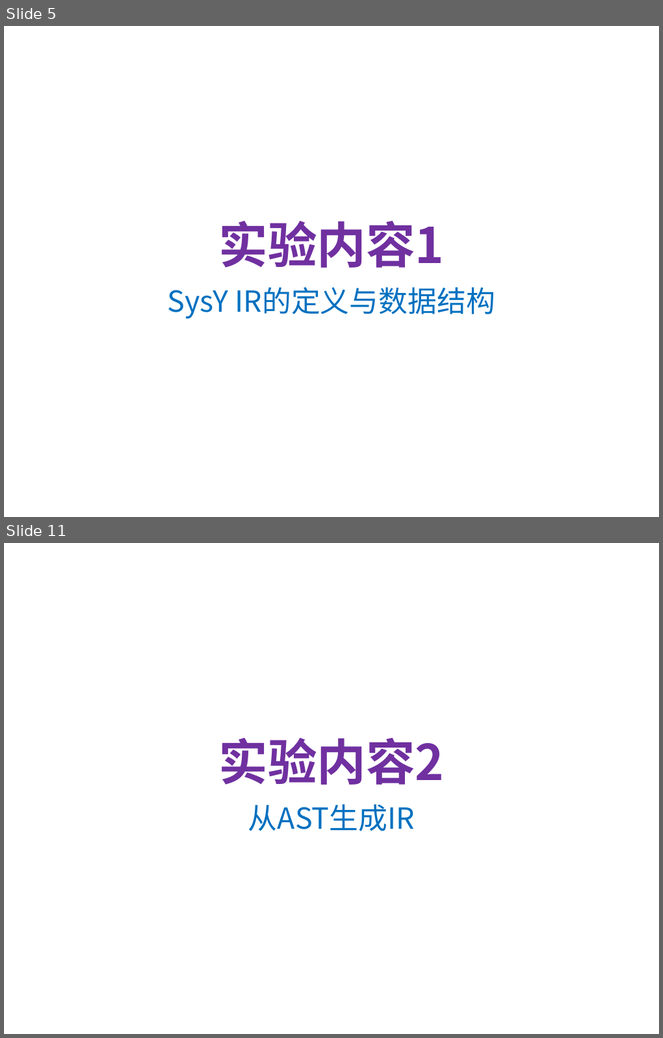
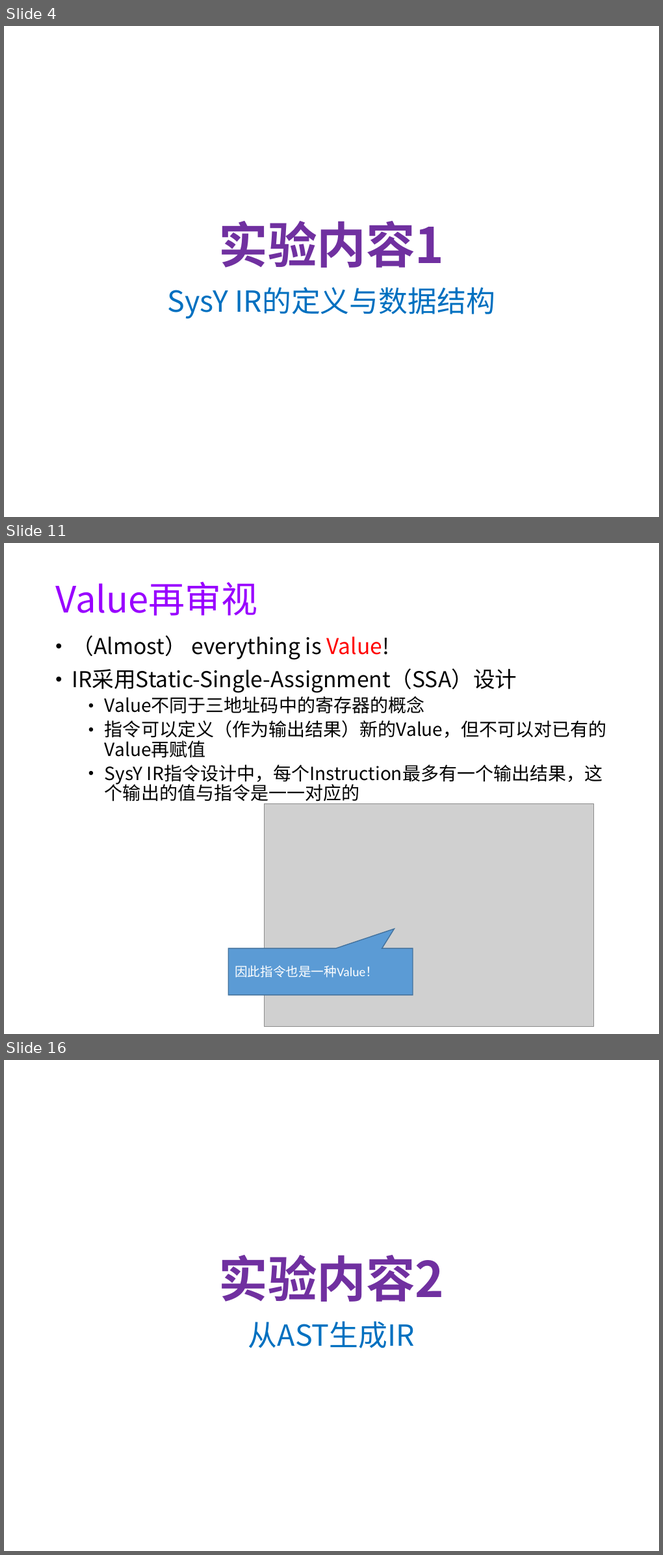
Before and after one commit to WangQingzhe/Sysy-compiler, a slide deck: doc/exp02-ir.pptx. Shown one above the other, each under a label of ours: slides 5 and 11 before the commit, slides 4, 11 and 16 after it; the slides between them are not shown. The pictures are 663x1038 and 663x1555 pixels, drawn with LibreOffice and Linux fonts; fonts in the diff are those of the drawing; grey boxes stand for pictures; background and template pictures are left out. Boxes give left, top, right and bottom in pixels: in the first picture for what was removed or moved away, otherwise in the second. Text is boxed around its words. In the diff, an @@ line names an element or a change of style, - is before the commit and + after.

```diff
--- a/doc/exp02-ir.pptx
+++ b/doc/exp02-ir.pptx
@@ slide 11 added at bbox=[4, 543, 659, 1034], background #FFFFFF @@
@@ title added at bbox=[55, 581, 258, 616], 40 pt, text #9900FF @@
+Value再审视
@@ text added at bbox=[72, 635, 607, 805], 20 pt, text #000000 @@
+• （Almost） everything is Value!
+• IR采用Static-Single-Assignment（SSA）设计
+  • Value不同于三地址码中的寄存器的概念
+  • 指令可以定义（作为输出结果）新的Value，但不可以对已有的Value再赋值
+  • SysY IR指令设计中，每个Instruction最多有一个输出结果，这个输出的值与指令是一一对应的
@@ picture added at bbox=[265, 804, 594, 1027] @@
@@ speech box added at bbox=[228, 949, 412, 995], fill #5B9BD5, outline #43739E 1 pt, 14 pt, text #FFFFFF @@
+因此指令也是一种Value！
@@ what was slide 5 is now slide 4 @@
@@ what was slide 11 is now slide 16 @@
```
Also in this commit, not shown: 1 slide changed, 18 other slides added, 10 slides removed.
